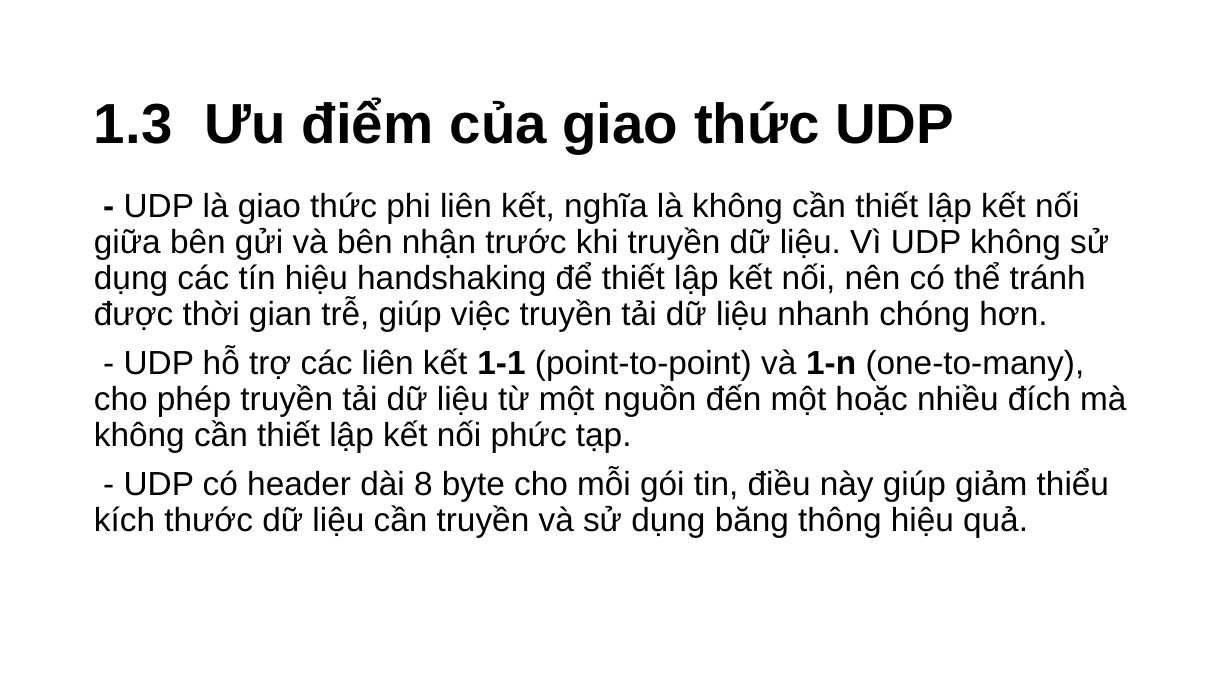
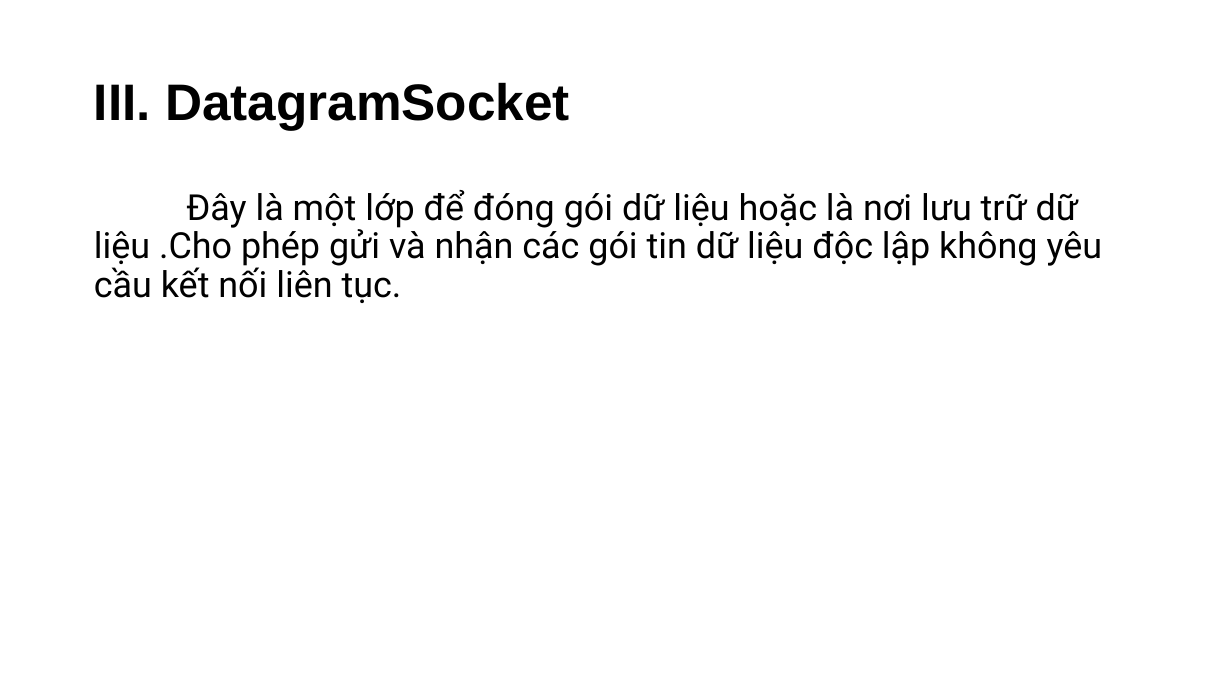
Before and after one commit to Cuid-1412/PowerPoint, a slide deck: slide 9 of Thuyết Trình Java.pptm (slide 12 before the commit). Drawn at 1232x693 pixels with LibreOffice and Linux fonts; fonts in the diff are those of the drawing; background and template pictures are left out. Boxes give left, top, right and bottom in pixels: in the first picture for what was removed or moved away, otherwise in the second. Text is boxed around its words. In the diff, an @@ line names an element or a change of style, - is before the commit and + after.

```diff
--- a/Thuyết Trình Java.pptm
+++ b/Thuyết Trình Java.pptm
@@ title at [94,82,570,130]: text changed; size 44 to 40 pt @@
-1.3 Ưu điểm của giao thức UDP
+III. DatagramSocket
@@ text at [94,190,1103,303]: text changed; size 26 to 28 pt; font Arial to Roboto @@
-- UDP là giao thức phi liên kết, nghĩa là không cần thiết lập kết nối giữa bên gửi và bên nhận trước khi truyền dữ liệu. Vì UDP không sử dụng các tín hiệu handshaking để thiết lập kết nối, nên có thể tránh được thời gian trễ, giúp việc truyền tải dữ liệu nhanh chóng hơn.
-- UDP hỗ trợ các liên kết 1-1 (point-to-point) và 1-n (one-to-many), cho phép truyền tải dữ liệu từ một nguồn đến một hoặc nhiều đích mà không cần thiết lập kết nối phức tạp.
-- UDP có header dài 8 byte cho mỗi gói tin, điều này giúp giảm thiểu kích thước dữ liệu cần truyền và sử dụng băng thông hiệu quả.
+Đây là một lớp để đóng gói dữ liệu hoặc là nơi lưu trữ dữ liệu .Cho phép gửi và nhận các gói tin dữ liệu độc lập không yêu cầu kết nối liên tục.
```
Also in this commit, not shown: 6 other slides changed, 4 slides removed.
